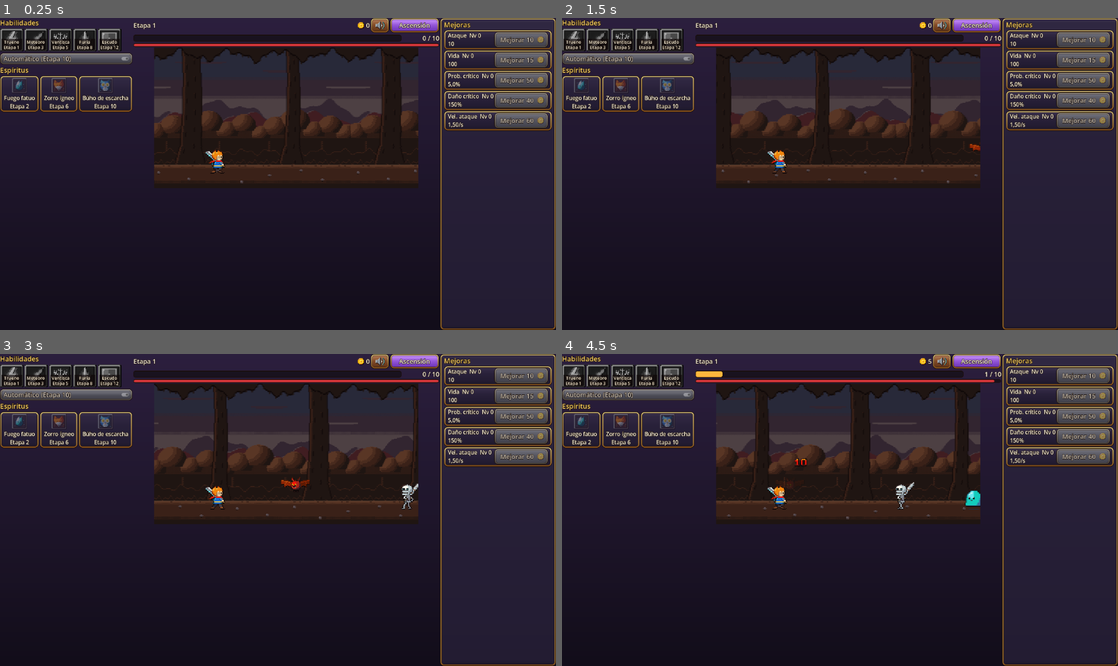
Above: before the commit, frames 1-4 (two rows, left to right).
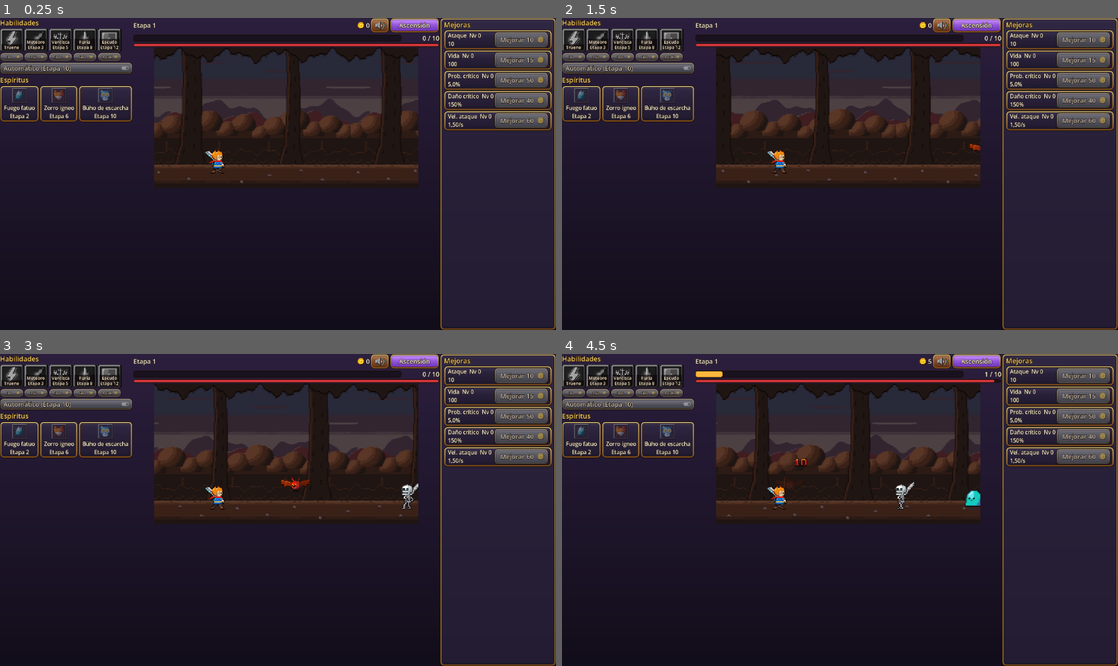
Above: after the commit, the same moments.

Repository: kevelscy/kevelscy-slayer-game
Game: Godot game, scene res://main/main.tscn
Two runs of this game, one before a commit and one after it. Both use one fixed random seed, a clock stepped at 60 frames per second and the inputs below.
Inputs:
- Up to frame 1 (0.25 s): no input
- Up to frame 2 (1.5 s): click "Ascensión" at 0.5 s; click "Cerrar" at 1.25 s
- Up to frame 3 (3 s): click "Ascensión" at 2 s; click "Cerrar" at 2.75 s
- Up to frame 4 (4.5 s): click "Ascensión" at 3.5 s; click "Cerrar" at 4.25 s

The runs differ from the first frame. In frame 1, 2.8% of the frame differs, in the area x 0-24%, y 6-34%; in frame 2, 2.8%; in frame 3, 2.8%; in frame 4, 2.8%.

Commit message:
feat(ui): buy and level skills from gold buttons under their cards

Diff:
--- a/client/tests/unit/ui/test_ability_panel.gd
+++ b/client/tests/unit/ui/test_ability_panel.gd
@@ -130,3 +130,59 @@
 	session.tick_combat(8.0, true)
 	panel.refresh()
 	assert_eq(_card(0).art.texture, panel.skill_icons[0][AbilityPanel.GOLD])
+
+
+func _gold(amount: float) -> void:
+	session.wallet.restore(GameSession.GOLD, BigNumber.from_float(amount))
+	panel.refresh()
+
+
+func test_each_skill_has_a_buy_button_with_its_gold_cost_and_the_coin() -> void:
+	assert_eq(panel.buy_buttons.size(), 5)
+	for index: int in 5:
+		var button: Button = panel.buy_buttons[index]
+		assert_eq(button.text, NumberFormat.format(session.skills.slots[index].cost()))
+		assert_not_null(button.icon, "coin next to the cost")
+		assert_eq(button.icon_alignment, HORIZONTAL_ALIGNMENT_RIGHT)
+		assert_eq(button.theme_type_variation, GameTheme.BUY_BUTTON)
+
+
+func test_buy_button_needs_the_gold_and_the_unlock_stage() -> void:
+	_gold(0.0)
+	assert_true(panel.buy_buttons[0].disabled, "no gold")
+	_gold(1e9)
+	assert_false(panel.buy_buttons[0].disabled)
+	assert_true(panel.buy_buttons[1].disabled, "the meteor needs stage 3")
+	session.progression.restore_stage(3)
+	panel.refresh()
+	assert_false(panel.buy_buttons[1].disabled)
+
+
+func test_a_reached_skill_not_bought_is_grey_with_its_name_and_no_level() -> void:
+	session.progression.restore_stage(3)
+	panel.refresh()
+	assert_eq(_card(1).title_label.text, "Meteoro")
+	assert_eq(_card(1).art.texture, _card(1).silver_grey)
+	assert_true(_card(1).disabled)
+	assert_false(_card(1).level_label.visible)
+
+
+func test_buying_spends_the_gold_and_shows_the_new_level() -> void:
+	session.progression.restore_stage(3)
+	var cost: BigNumber = session.skills.slots[1].cost()
+	_gold(cost.to_float() + 5.0)
+	panel.buy_buttons[1].pressed.emit()
+	assert_eq(session.skills.slots[1].level, 1)
+	assert_almost_eq(session.wallet.get_amount(GameSession.GOLD).to_float(), 5.0, 1e-6)
+	assert_true(_card(1).level_label.visible)
+	assert_eq(_card(1).level_label.text, "Nv 1")
+	assert_eq(_card(1).art.texture, panel.skill_icons[1][AbilityPanel.GOLD])
+	assert_eq(panel.buy_buttons[1].text, NumberFormat.format(session.skills.slots[1].cost()))
+
+
+func test_an_owned_skill_shows_its_level_in_the_corner() -> void:
+	session.skills.slots[0].level = 7
+	panel.refresh()
+	assert_eq(_card(0).level_label.text, "Nv 7")
+	assert_eq(_card(0).level_label.get_parent(), _card(0))
+	assert_eq(_card(0).level_label.position, Vector2(SkillCard.TITLE_INSET, SkillCard.TITLE_INSET))
--- a/client/ui/panels/ability_panel.gd
+++ b/client/ui/panels/ability_panel.gd
@@ -1,6 +1,7 @@
 class_name AbilityPanel
 extends VBoxContainer
-## Skill bar: one SkillCard per skill and the auto-cast toggle. Built in code because
+## Skill bar: one SkillCard per skill with its gold buy button under it, and the
+## auto-cast toggle. Built in code because
 ## every card comes from the ability catalog. Also owns the icon sheet helpers the
 ## spirit panel shares.
 
@@ -14,7 +15,12 @@
 const CARD_SCALE: int = 3
 const SILVER: int = 0
 const GOLD: int = 1
+const BUY_FONT_SIZE: int = 16
+## Coin on the narrow buy buttons at its native 16 px, smaller than the stat upgrade one.
+const BUY_COIN_SIZE: int = 16
 var skill_buttons: Array[Button] = []
+## Per skill: buys its first level, then the next ones, with gold.
+var buy_buttons: Array[Button] = []
 ## Per skill button: [silver, gold] icon textures.
 var skill_icons: Array[Array] = []
 var autocast_toggle: CheckButton
@@ -30,10 +36,21 @@
 	for index: int in session.skills.slots.size():
 		var frames: Array[Texture2D] = icon_frames(ICON_PATH % session.skills.slots[index].definition.id, CARD_SCALE)
 		skill_icons.append(frames)
+		var column: VBoxContainer = VBoxContainer.new()
+		skill_row.add_child(column)
 		var button: SkillCard = SkillCard.new(frames[SILVER], frames[GOLD])
 		button.pressed.connect(func() -> void: _on_skill_pressed(index))
-		skill_row.add_child(button)
+		column.add_child(button)
 		skill_buttons.append(button)
+		var buy: Button = Button.new()
+		buy.theme_type_variation = GameTheme.BUY_BUTTON
+		buy.focus_mode = Control.FOCUS_NONE
+		buy.icon = GameTheme.coin_texture(BUY_COIN_SIZE)
+		buy.icon_alignment = HORIZONTAL_ALIGNMENT_RIGHT
+		buy.add_theme_font_size_override("font_size", BUY_FONT_SIZE)
+		buy.pressed.connect(func() -> void: _on_buy_pressed(index))
+		column.add_child(buy)
+		buy_buttons.append(buy)
 	autocast_toggle = CheckButton.new()
 	autocast_toggle.button_pressed = session.skills.autocast_enabled
 	autocast_toggle.toggled.connect(_on_autocast_toggled)
@@ -57,10 +74,15 @@
 		var card: SkillCard = skill_buttons[index] as SkillCard
 		var title: String = slot.definition.display_name
 		if slot.is_owned():
-			card.show_cooldown(title, slot.cooldown_ratio())
+			card.show_cooldown(title, slot.cooldown_ratio(), slot.level)
+		elif slot.can_buy(stage):
+			card.show_unowned(title)
 		else:
 			card.show_locked(title, slot.definition.unlock_stage)
 		card.disabled = not slot.is_ready()
+		var cost: BigNumber = slot.cost()
+		buy_buttons[index].text = NumberFormat.format(cost)
+		buy_buttons[index].disabled = not slot.can_buy(stage) or not _session.wallet.can_afford(GameSession.GOLD, cost)
 	var autocast_unlocked: bool = _session.skills.is_autocast_unlocked(stage)
 	autocast_toggle.disabled = not autocast_unlocked
 	autocast_toggle.text = "Automático" if autocast_unlocked else (
@@ -84,6 +106,11 @@
 		refresh()
 
 
+func _on_buy_pressed(index: int) -> void:
+	if _session.try_buy_skill(index):
+		refresh()
+
+
 func _on_autocast_toggled(enabled: bool) -> void:
 	_session.skills.autocast_enabled = enabled
 
--- a/client/ui/panels/skill_card.gd
+++ b/client/ui/panels/skill_card.gd
@@ -3,9 +3,11 @@
 ## One skill of the skill bar drawn as a card: the icon art fills it, the title sits
 ## over its bottom edge, and the cooldown is a clock mask. Casting turns the whole
 ## card grey and the grey is swept away clockwise until the skill is ready again.
+## A bought skill shows its level in the top-left corner.
 ## Built in code; the button keeps the press handling and the disabled state.
 
 const TITLE_FONT_SIZE: int = 18
+const LEVEL_FONT_SIZE: int = 16
 const TITLE_OUTLINE: int = 6
 ## Space left at the sides of the title band so it stays inside the metal frame.
 const TITLE_INSET: float = 6.0
@@ -18,6 +20,7 @@
 ## Value 1 right after a cast and 0 when ready; draws the grey icon over that share.
 var cooldown_mask: TextureProgressBar
 var title_label: Label
+var level_label: Label
 var silver: Texture2D
 var gold: Texture2D
 var silver_grey: Texture2D
@@ -42,6 +45,15 @@
 	cooldown_mask.step = 0.0
 	add_child(_fill(cooldown_mask))
 	add_child(_title_band())
+	level_label = Label.new()
+	level_label.position = Vector2(TITLE_INSET, TITLE_INSET)
+	level_label.mouse_filter = Control.MOUSE_FILTER_IGNORE
+	level_label.add_theme_font_size_override("font_size", LEVEL_FONT_SIZE)
+	level_label.add_theme_constant_override("outline_size", TITLE_OUTLINE)
+	level_label.add_theme_color_override("font_outline_color", GameTheme.TEXT_OUTLINE)
+	level_label.add_theme_color_override("font_color", GameTheme.TEXT)
+	level_label.visible = false
+	add_child(level_label)
 
 
 ## Locked: grey art and the unlock stage under the title.
@@ -49,13 +61,25 @@
 	art.texture = silver_grey
 	cooldown_mask.value = 0.0
 	title_label.text = "%s\nEtapa %d" % [title, unlock_stage]
+	level_label.visible = false
 
 
-## Unlocked: gold frame when ready, silver frame under the clock mask while cooling.
-func show_cooldown(title: String, cooldown_ratio: float) -> void:
+## Reached but not bought yet: grey art under the plain title.
+func show_unowned(title: String) -> void:
+	art.texture = silver_grey
+	cooldown_mask.value = 0.0
+	title_label.text = title
+	level_label.visible = false
+
+
+## Bought: gold frame when ready, silver frame under the clock mask while cooling,
+## and the level in the corner.
+func show_cooldown(title: String, cooldown_ratio: float, level: int = 1) -> void:
 	art.texture = gold if cooldown_ratio <= 0.0 else silver
 	cooldown_mask.value = cooldown_ratio
 	title_label.text = title
+	level_label.text = "Nv %d" % level
+	level_label.visible = true
 
 
 ## The texture in greyscale and a little darker, alpha untouched.
